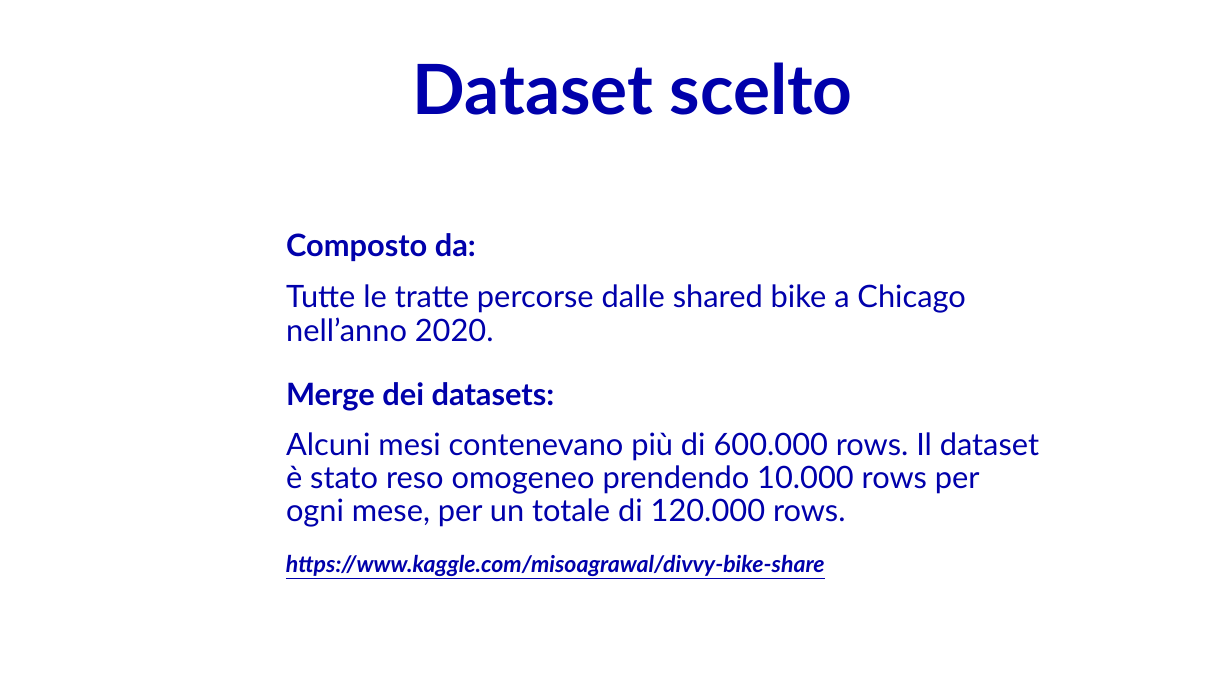
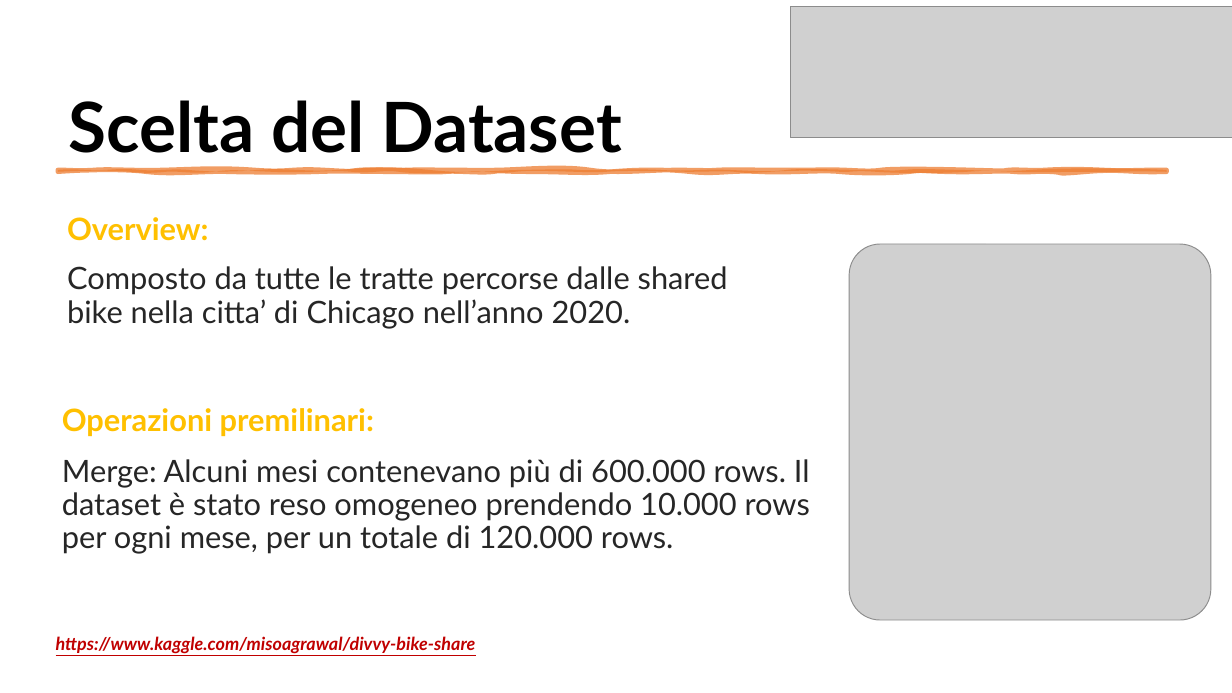
Before and after one commit to Robertales/tripdata-bike-chicago-bd2, a slide deck: slide 2 of presentazione/presentazioneBD2BarberisRobertazzi.pptx. Drawn at 1232x693 pixels with LibreOffice and Linux fonts; fonts in the diff are those of the drawing; grey boxes stand for pictures. Boxes give left, top, right and bottom in pixels: in the first picture for what was removed or moved away, otherwise in the second. Text is boxed around its words. In the diff, an @@ line names an element or a change of style, - is before the commit and + after.

Commit message:
update presentation

```diff
--- a/presentazione/presentazioneBD2BarberisRobertazzi.pptx
+++ b/presentazione/presentazioneBD2BarberisRobertazzi.pptx
@@ title "Scelta del Dataset" at box(69, 100, 621, 153): vertical alignment top to bottom @@
@@ picture added at box(790, 6, 1232, 138) @@
@@ title at box(69, 100, 621, 153): text changed; text colour #0000AB to #000000 @@
-Dataset scelto
+Scelta del Dataset
@@ freeform shape added at box(58, 170, 1167, 172), fill #ED7D31 at 75% opacity, outline #ED7D31 3.5 pt @@
@@ text added at box(67, 217, 209, 241), 24 pt, text #FFC000, bold @@
+Overview:
@@ text removed at box(286, 233, 476, 261) @@
-Composto da:
@@ text at box(67, 266, 728, 329): text changed; text colour #0000AB to #262626 @@
-Tutte le tratte percorse dalle shared bike a Chicago nell’anno 2020.
+Composto da tutte le tratte percorse dalle shared bike nella citta’ di Chicago nell’anno 2020.
@@ picture added at box(849, 244, 1211, 620) @@
@@ text removed at box(286, 382, 555, 411) @@
-Merge dei datasets:
@@ text added at box(62, 408, 374, 436), 24 pt, text #FFC000, bold @@
+Operazioni premilinari:
@@ text at box(62, 459, 810, 554): text changed; text colour #0000AB to #262626 @@
-Alcuni mesi contenevano più di 600.000 rows. Il dataset è stato reso omogeneo prendendo 10.000 rows per ogni mese, per un totale di 120.000 rows.
+Merge: Alcuni mesi contenevano più di 600.000 rows. Il dataset è stato reso omogeneo prendendo 10.000 rows per ogni mese, per un totale di 120.000 rows.
@@ text "https://www.kaggle.com/misoagrawal/divvy-bike-share": place and size @@
-text "https://www.kaggle.com/misoagrawal/divvy-bike-share" at box(286, 554, 825, 576)
+text "https://www.kaggle.com/misoagrawal/divvy-bike-share" at box(56, 636, 476, 654)
@@ text "https://www.kaggle.com/misoagrawal/divvy-bike-share" at box(56, 636, 476, 654): size 18 to 14 pt, text colour #0000AB to #C00000; more space between paragraphs @@
```
Also in this commit, not shown: 6 other slides changed, 12 slides added, 2 other files.
